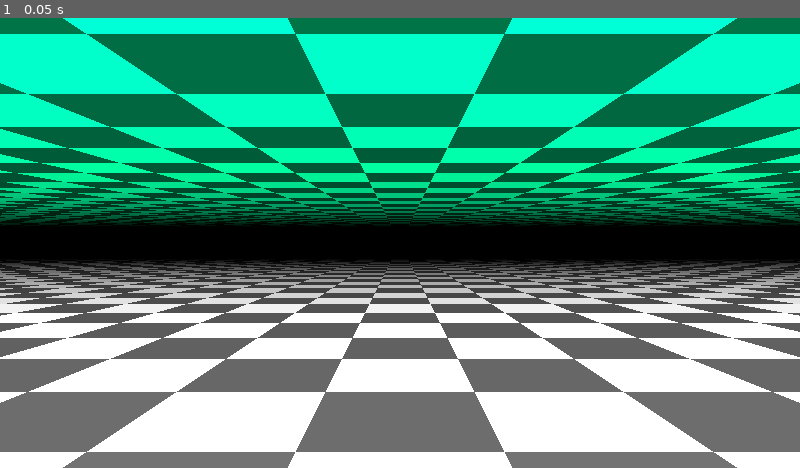
Above: before the commit, frame 1.
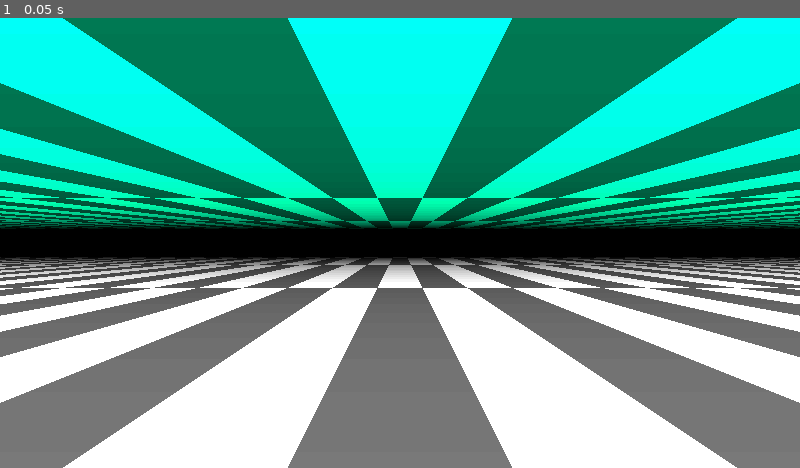
Above: after the commit, the same moment.

Repository: paulguy/3d-dungeon-test
Game: Godot game, scene res://node_3d.tscn
The game is run twice, just before and just after one commit, with the same random seed, the same clock (stepped at 60 frames per second) and the same inputs.
Inputs:
- Up to frame 1 (0.05 s): no input

The runs differ from the first frame. In frame 1, 61% of the frame differs, in the area x 0-100%, y 0-100%.

Commit message:
Made updating the multimesh a bit faster.
Down from ~3300us to ~1700-2200us on my PC.

Diff:
--- a/multi_mesh_instance_3d.gd
+++ b/multi_mesh_instance_3d.gd
@@ -1,12 +1,7 @@
 extends MultiMeshInstance3D
 
-var grid_depth : int
-var grid_width : int
-
-func set_view_dimensions(width : int, depth : int):
-	grid_width = width
-	grid_depth = depth
-	multimesh.instance_count = grid_width * grid_depth * 2
+func set_view_positions(positions : int):
+	multimesh.instance_count = positions * 2
 
 func refresh(floor_height : Array[float],
 			 floor_top_hue : Array[float],
@@ -26,7 +21,7 @@
 			 ceiling_face_bias : Array[float],
 			 ceiling_side_texture_offset : Array[float],
 			 ceiling_face_texture_offset : Array[float],
-			 dims : Vector2i,
+			 positions : Array[Vector2i],
 			 pos : Vector2i):
 	# color.r - top hue
 	# color.g - top bias
@@ -37,30 +32,14 @@
 	# custom.b - side texture.v
 	# custom.a - face texture.v
 
-	# TODO: Try to prevent adding tiles which will never be in view
 	var time : int = Time.get_ticks_usec()
-	var half_width : int = grid_width / 2
 	var half_array : int = multimesh.instance_count / 2
-	var i : int
-	for y in grid_depth:
-		if pos.y + y < 0 or pos.y + y >= dims.y:
-			for x in grid_width:
-				i = y * grid_width + x
-				multimesh.set_instance_transform(i, Transform3D(Basis(), Vector3(x - half_width, -1000, y)))
-				multimesh.set_instance_transform(half_array + i, Transform3D(Basis(), Vector3(x - half_width, 1000, y)))
-		else:
-			for x in grid_width:
-				i = y * grid_width + x
-				if pos.x + x < 0 or pos.x + x >= dims.x:
-					multimesh.set_instance_transform(i, Transform3D(Basis(), Vector3(x - half_width, -1000, y)))
-					multimesh.set_instance_transform(half_array + i, Transform3D(Basis(), Vector3(x - half_width, 1000, y)))
-				else:
-					var ai : int = ((pos.y + y) * dims.x) + (pos.x + x)
-					multimesh.set_instance_transform(i, Transform3D(Basis(), Vector3(0.0, floor_height[ai], 0.0)))
-					multimesh.set_instance_color(i, Color(floor_top_hue[ai], floor_top_bias[ai], floor_bottom_hue[ai], floor_bottom_bias[ai]))
-					multimesh.set_instance_custom_data(i, Color(floor_face_hue[ai], floor_face_bias[ai], floor_side_texture_offset[ai], floor_face_texture_offset[ai]))
-					multimesh.set_instance_transform(half_array + i, Transform3D(Basis(), Vector3(0.0, ceiling_height[ai], 0.0)))
-					multimesh.set_instance_color(half_array + i, Color(ceiling_top_hue[ai], ceiling_top_bias[ai], ceiling_bottom_hue[ai], ceiling_bottom_bias[ai]))
-					multimesh.set_instance_custom_data(half_array + i, Color(ceiling_face_hue[ai], ceiling_face_bias[ai], ceiling_side_texture_offset[ai], ceiling_face_texture_offset[ai]))
+	for i in half_array:
+		multimesh.set_instance_transform(i, Transform3D(Basis(), Vector3(positions[i].x, floor_height[i], positions[i].y)))
+		multimesh.set_instance_color(i, Color(floor_top_hue[i], floor_top_bias[i], floor_bottom_hue[i], floor_bottom_bias[i]))
+		multimesh.set_instance_custom_data(i, Color(floor_face_hue[i], floor_face_bias[i], floor_side_texture_offset[i], floor_face_texture_offset[i]))
+		multimesh.set_instance_transform(half_array + i, Transform3D(Basis(), Vector3(positions[i].x, ceiling_height[i], positions[i].y)))
+		multimesh.set_instance_color(half_array + i, Color(ceiling_top_hue[i], ceiling_top_bias[i], ceiling_bottom_hue[i], ceiling_bottom_bias[i]))
+		multimesh.set_instance_custom_data(half_array + i, Color(ceiling_face_hue[i], ceiling_face_bias[i], ceiling_side_texture_offset[i], ceiling_face_texture_offset[i]))
 	time = Time.get_ticks_usec() - time
 	print("%d us Refresh time " % time)
--- a/node_3d.gd
+++ b/node_3d.gd
@@ -20,32 +20,45 @@
 var ceiling_face_bias : Array[float] = Array([], TYPE_FLOAT, "", null)
 var ceiling_side_texture_offset : Array[float] = Array([], TYPE_FLOAT, "", null)
 var ceiling_face_texture_offset : Array[float] = Array([], TYPE_FLOAT, "", null)
-var dims : Vector2i = Vector2i.ZERO
 var pos : Vector2i = Vector2i.ZERO
 
 func _ready():
-	var width : float = atan($'Camera3D'.fov / 180.0 * PI) * TEST_DEPTH * 2.0
-	$'Pillar'.mesh.material.set_shader_parameter(&"grid_width", width)
-	$'Pillar'.mesh.material.set_shader_parameter(&"grid_depth", TEST_DEPTH)
-	floor_height.resize(width * TEST_DEPTH)
-	floor_top_hue.resize(width * TEST_DEPTH)
-	floor_top_bias.resize(width * TEST_DEPTH)
-	floor_bottom_hue.resize(width * TEST_DEPTH)
-	floor_bottom_bias.resize(width * TEST_DEPTH)
-	floor_face_hue.resize(width * TEST_DEPTH)
-	floor_face_bias.resize(width * TEST_DEPTH)
-	floor_side_texture_offset.resize(width * TEST_DEPTH)
-	floor_face_texture_offset.resize(width * TEST_DEPTH)
-	ceiling_height.resize(width * TEST_DEPTH)
-	ceiling_top_hue.resize(width * TEST_DEPTH)
-	ceiling_top_bias.resize(width * TEST_DEPTH)
-	ceiling_bottom_hue.resize(width * TEST_DEPTH)
-	ceiling_bottom_bias.resize(width * TEST_DEPTH)
-	ceiling_face_hue.resize(width * TEST_DEPTH)
-	ceiling_face_bias.resize(width * TEST_DEPTH)
-	ceiling_side_texture_offset.resize(width * TEST_DEPTH)
-	ceiling_face_texture_offset.resize(width * TEST_DEPTH)
-	dims = Vector2i(width, TEST_DEPTH)
+	var fov = $'Camera3D'.fov
+	var positions : Array[Vector2i] = Array([], TYPE_VECTOR2I, "", null)
+	var count : int = 0
+	for i in TEST_DEPTH:
+		var width = ((int(ceil(atan(fov / 180 * PI) * (i + 1))) - 1) * 2) + 1
+		count += width
+		for j in width:
+			positions.append(Vector2i(j - (width / 2), i))
+	# get the smallest power of 2 it'll fit
+	# probably not needed but it doesn't hurt
+	var image_w : int = int(round(pow(2, ceil(log(count) / log(2)))))
+	var pos_image : Image = Image.create_empty(image_w, 1, false, Image.FORMAT_RGBAF)
+	for i in len(positions):
+		pos_image.set_pixel(i, 0, Color(positions[i].x, positions[i].y, 0.0, 1.0))
+	var pos_tex : ImageTexture = ImageTexture.create_from_image(pos_image)
+	$'Pillar'.mesh.material.set_shader_parameter(&'positions', pos_tex)
+	$'Pillar'.mesh.material.set_shader_parameter(&'depth', TEST_DEPTH)
+	$'Pillar'.mesh.material.set_shader_parameter(&'count', count)
+	floor_height.resize(count)
+	floor_top_hue.resize(count)
+	floor_top_bias.resize(count)
+	floor_bottom_hue.resize(count)
+	floor_bottom_bias.resize(count)
+	floor_face_hue.resize(count)
+	floor_face_bias.resize(count)
+	floor_side_texture_offset.resize(count)
+	floor_face_texture_offset.resize(count)
+	ceiling_height.resize(count)
+	ceiling_top_hue.resize(count)
+	ceiling_top_bias.resize(count)
+	ceiling_bottom_hue.resize(count)
+	ceiling_bottom_bias.resize(count)
+	ceiling_face_hue.resize(count)
+	ceiling_face_bias.resize(count)
+	ceiling_side_texture_offset.resize(count)
+	ceiling_face_texture_offset.resize(count)
 	pos = Vector2i(0, 0)
 	floor_height.fill(-1.5)
 	floor_top_bias.fill(1.0)
@@ -59,7 +72,7 @@
 	ceiling_face_hue.fill(0.6)
 	ceiling_height.fill(1.5)
 
-	$'MultiMeshInstance3D'.set_view_dimensions(width, TEST_DEPTH)
+	$'MultiMeshInstance3D'.set_view_positions(len(positions))
 	$'MultiMeshInstance3D'.refresh(
 		floor_height,
 		floor_top_hue,
@@ -79,4 +92,4 @@
 		ceiling_face_bias,
 		ceiling_side_texture_offset,
 		ceiling_face_texture_offset,
-		dims, pos)
+		positions, pos)
--- a/node_3d.gdshader
+++ b/node_3d.gdshader
@@ -1,11 +1,11 @@
 shader_type spatial;
 render_mode unshaded;
 render_mode skip_vertex_transform;
-uniform int grid_width;
-uniform int grid_depth;
+uniform sampler2D positions;
+uniform float depth;
+uniform int count;
 
 vec3 hue2rgb(float val) {
-	// this probably doesn't work
 	// in theory, each color starts at 1.0, then a notch is cut out
 	// W     R     Y     G     C     B     M
 	// 0.00  0.16  0.33  0.49  0.67  0.84  1.00
@@ -19,14 +19,12 @@
 	// |  \ _|_   _|_   _|_ /  |     |     |
 	return vec3(1.0 - (((clamp(val, 0.33, 0.49) - 0.33) - (max(val, 0.84) - 0.84)) / 0.16),
 				1.0 - ((min(val, 0.16) - (clamp(val, 0.16, 0.32) - 0.16)) / 0.16) - ((clamp(val, 0.67, 0.83) - 0.67) / 0.16),
-				1.0 - (((clamp(val, 0.16, 0.33) - 0.16) - (clamp(val, 0.49, 0.67) - 0.49)) / 0.16));
+				1.0 - ((min(val, 0.16) - (clamp(val, 0.49, 0.67) - 0.49)) / 0.16));
 }
 
 void vertex() {
-	int id = INSTANCE_ID % (grid_width * grid_depth);
-	float depth = float(id / grid_width);
-	VERTEX.x += float((id % grid_width) - (grid_width / 2));
-	VERTEX.z += depth;
+	int id = INSTANCE_ID % count;
+	vec4 pos = texelFetch(positions, ivec2(id, 0), 0);
 
 	float horiz_face = abs(NORMAL.y); // will be 1.0 on top and bottom
 	float vert_face = abs(NORMAL.x) + abs(NORMAL.z); // will be 1.0 on the sides
@@ -36,7 +34,7 @@
 	COLOR.rgb = ((hue2rgb(COLOR.r) * (top_vert * vert_face) * COLOR.g) +
 				 (hue2rgb(COLOR.b) * (bottom_vert * vert_face) * COLOR.a) +
 				 (hue2rgb(INSTANCE_CUSTOM.r) * horiz_face * INSTANCE_CUSTOM.g)) *
-				pow(1.0 - (depth / float(grid_depth)), 2.0);
+				(1.0 - (pos.g / depth));
 
 	VERTEX = (MODELVIEW_MATRIX * vec4(VERTEX, 1.0)).xyz;
 	NORMAL = normalize((MODELVIEW_MATRIX * vec4(NORMAL, 0.0)).xyz);
--- a/node_3d.tscn
+++ b/node_3d.tscn
@@ -10,8 +10,8 @@
 [sub_resource type="ShaderMaterial" id="ShaderMaterial_a0tk4"]
 render_priority = 0
 shader = ExtResource("2_a0tk4")
-shader_parameter/grid_width = 0
-shader_parameter/grid_depth = 0
+shader_parameter/depth = 0.0
+shader_parameter/count = 0
 
 [sub_resource type="BoxMesh" id="BoxMesh_a0tk4"]
 material = SubResource("ShaderMaterial_a0tk4")
@@ -24,9 +24,7 @@
 
 [sub_resource type="Environment" id="Environment_a202f"]
 background_mode = 1
-ambient_light_source = 2
 ambient_light_color = Color(1, 1, 1, 1)
-ambient_light_energy = 0.21
 
 [node name="Node3D" type="Node3D"]
 script = ExtResource("1_noarx")
@@ -55,4 +53,10 @@
 
 [node name="DirectionalLight3D" type="DirectionalLight3D" parent="."]
 transform = Transform3D(1, 0, 0, 0, -4.37114e-08, 1, 0, -1, -4.37114e-08, 0, 0, 0)
+visible = false
 sky_mode = 1
+
+[node name="CanvasLayer" type="CanvasLayer" parent="."]
+
+[node name="Sprite2D" type="Sprite2D" parent="CanvasLayer"]
+position = Vector2(604, 38)
